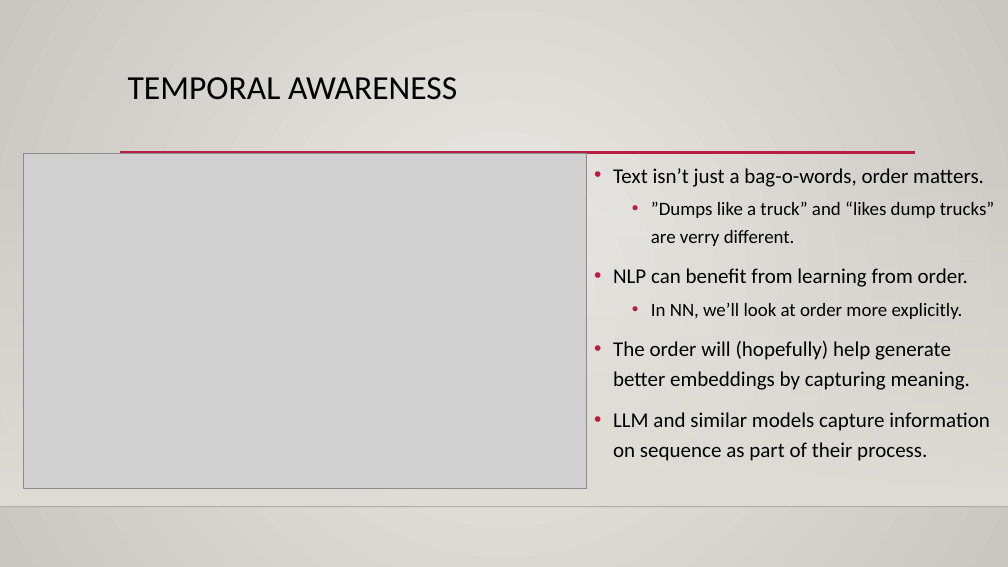
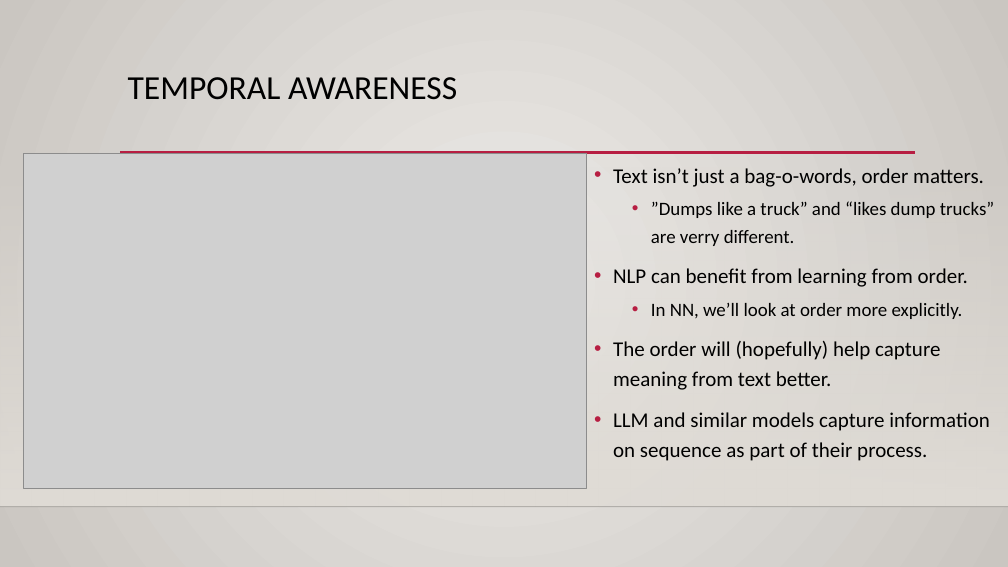
Before and after one commit to AkeemSemperDataScience/Intro_to_Machine_Learning_Students, a slide deck: slide 39 of reference_content/Slides/NLP_2.pptx (slide 32 before the commit). Drawn at 1008x567 pixels with LibreOffice and Linux fonts; fonts in the diff are those of the drawing; grey boxes stand for pictures; background and template pictures are left out. Boxes give left, top, right and bottom in pixels: in the first picture for what was removed or moved away, otherwise in the second. Text is boxed around its words. In the diff, an @@ line names an element or a change of style, - is before the commit and + after.

```diff
--- a/reference_content/Slides/NLP_2.pptx
+++ b/reference_content/Slides/NLP_2.pptx
@@ text at [613,341,940,390]: text changed @@
-• The order will (hopefully) help generate better embeddings by capturing meaning.
+• The order will (hopefully) help capture meaning from text better.
```
Also in this commit, not shown: 12 other slides changed, 8 slides added, 3 other files.
